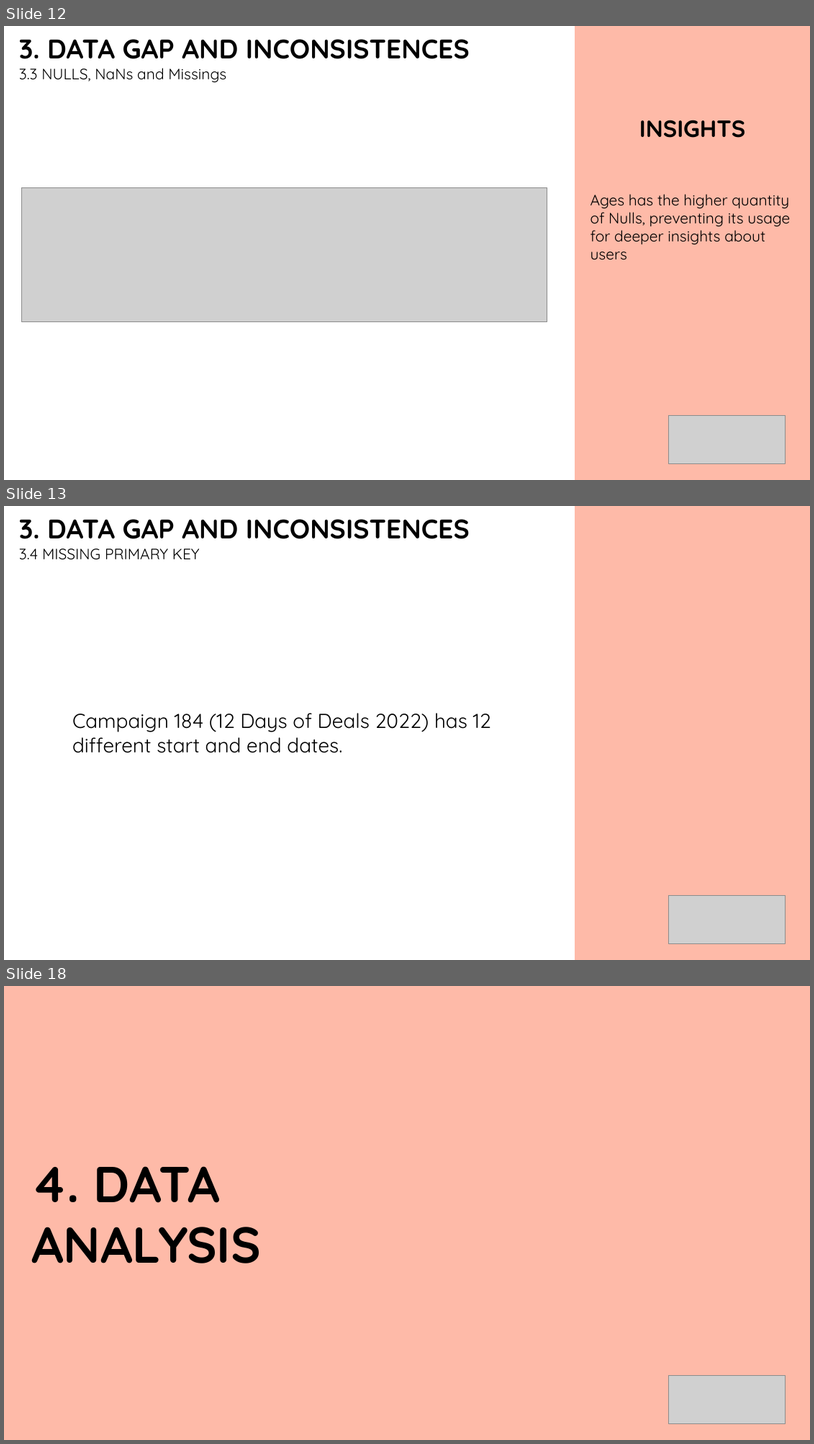
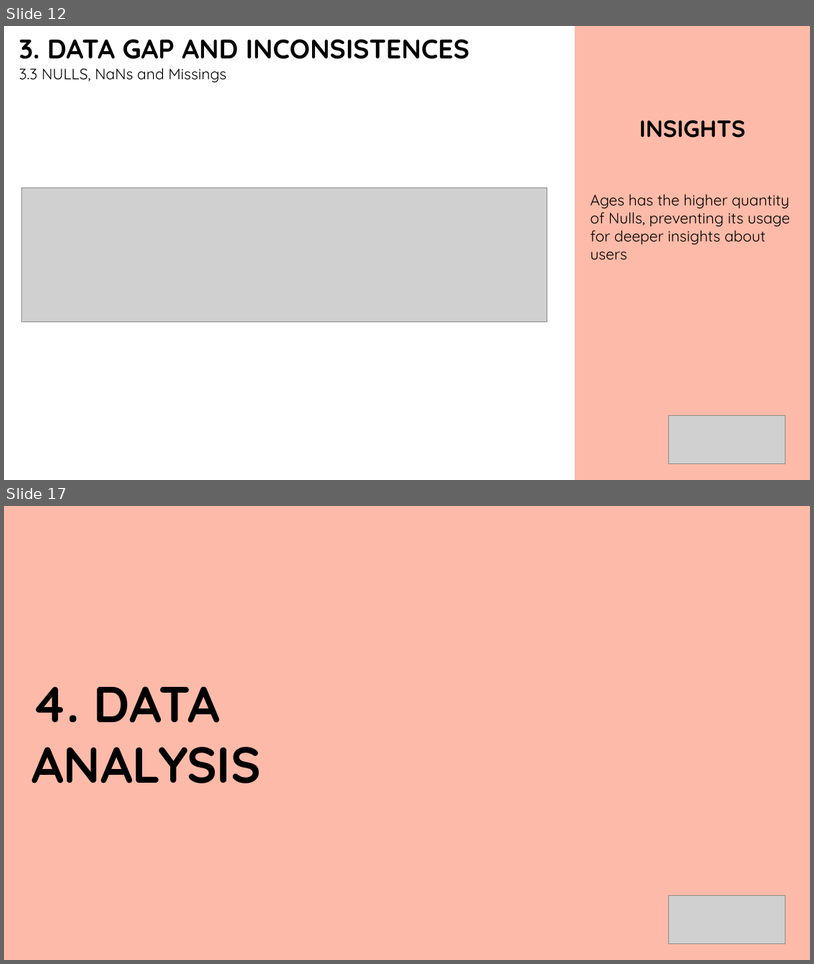
Before and after one commit to bbucalonserra/sales-membership-analysis, a slide deck: presentation.pptx. Shown one above the other, each under a label of ours: slides 12, 13 and 18 before the commit, slides 12 and 17 after it; the slides between them are not shown. The pictures are 814x1444 and 814x964 pixels, drawn with LibreOffice and Linux fonts; fonts in the diff are those of the drawing; grey boxes stand for pictures. Boxes give left, top, right and bottom in pixels: in the first picture for what was removed or moved away, otherwise in the second. Text is boxed around its words. In the diff, an @@ line names an element or a change of style, - is before the commit and + after.

```diff
--- a/presentation.pptx
+++ b/presentation.pptx
@@ slide 13 removed at <box>4,506,810,960</box>, background #FFFFFF @@
@@ text removed at <box>19,519,470,560</box> @@
-3. DATA GAP AND INCONSISTENCES
-3.4 MISSING PRIMARY KEY
@@ rectangle removed at <box>575,506,810,960</box> @@
@@ text removed at <box>72,713,491,753</box> @@
-Campaign 184 (12 Days of Deals 2022) has 12 different start and end dates.
@@ picture removed at <box>669,896,785,943</box> @@
@@ what was slide 18 is now slide 17 @@
```
Also in this commit, not shown: 12 slides changed, 1 slide added, 1 other slide removed.
